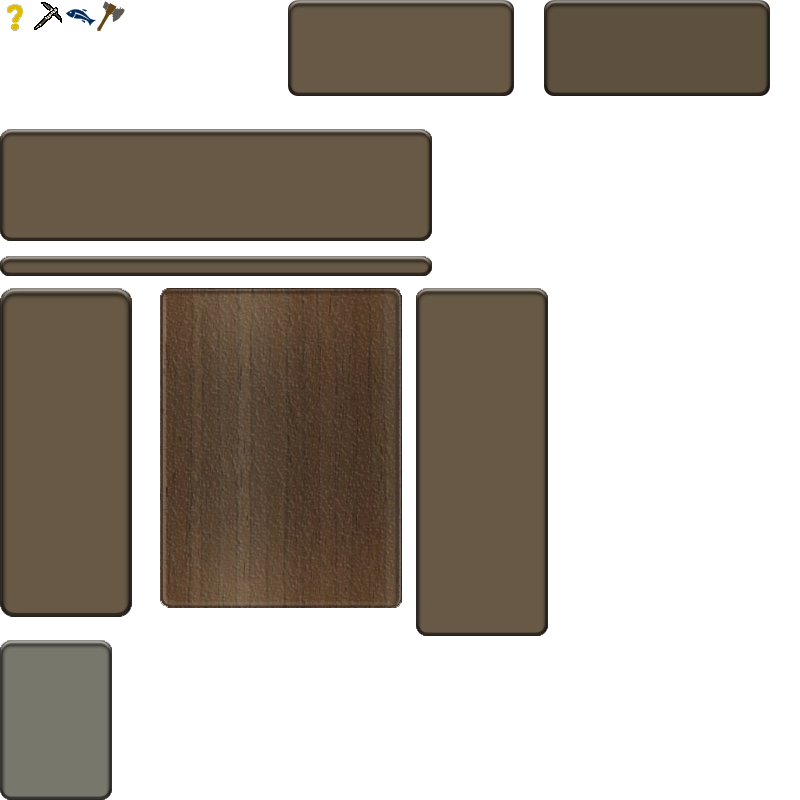
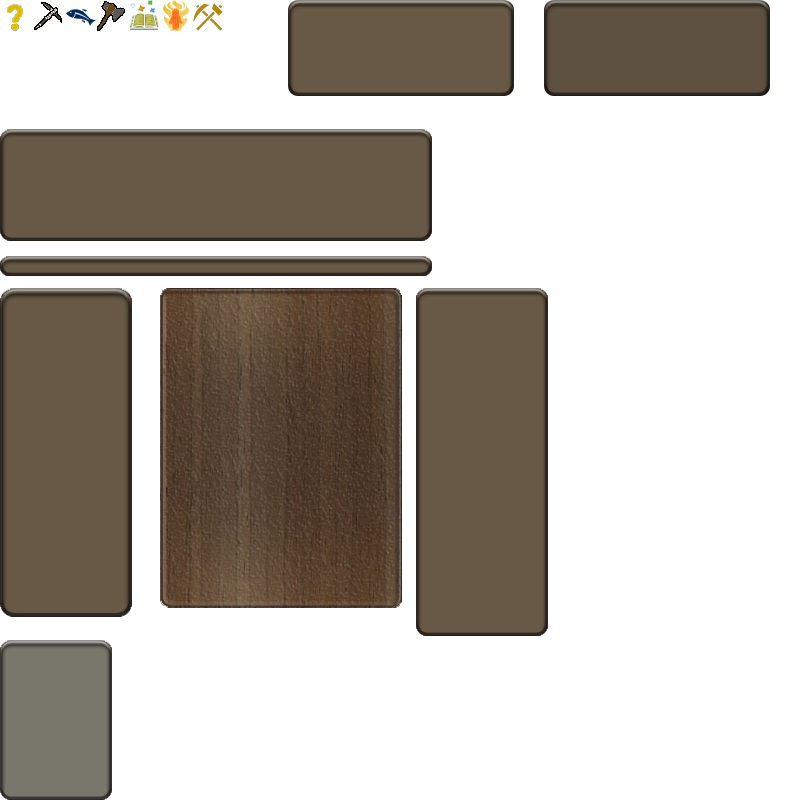
Layered file, before and after one edit (800x800). Changes by layer:
painted on "Layer 3" over [97,0,223,31]
added layer "Layer 2" above "Layer 1" over [163,0,190,31]
added layer "Layer 1" above "Layer 0" over [130,0,159,30]
added layer "Layer 0" over [97,0,223,31]
